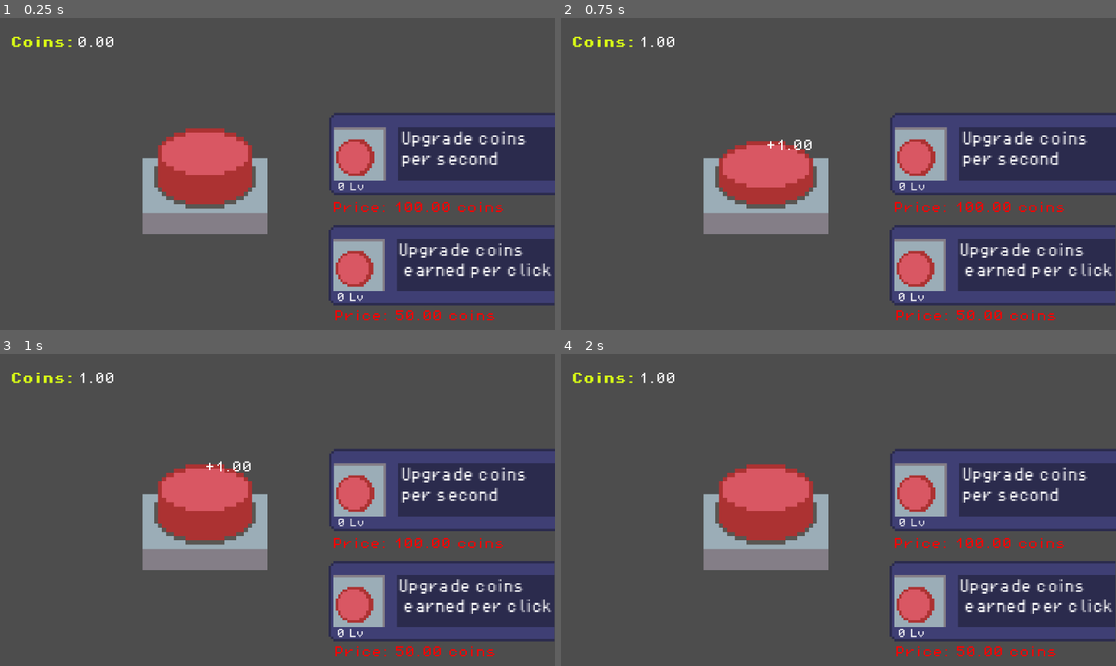
Above: before the commit, frames 1-4 (two rows, left to right).
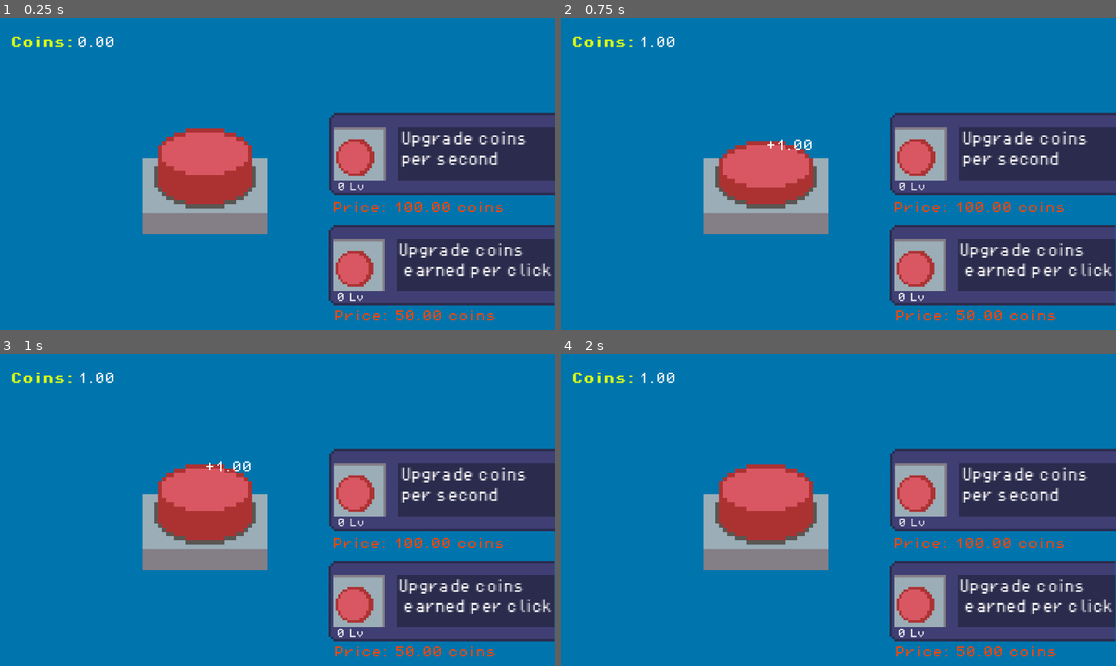
Above: after the commit, the same moments.

Repository: George101-dev/Click
Game: Godot game, scene res://main.tscn
Same seed, same stepped clock (60 frames per second), same inputs: the game is played once before the commit and once after it.
Inputs (mouse positions are in pixels of both pictures, inside the frame that each line leads up to):
- Up to frame 1 (0.25 s): no input
- Up to frame 2 (0.75 s): tap Enter at 0.5 s; move the mouse to (766, 152) at 0.52 s; press the mouse at (766, 152) at 0.53 s
- Up to frame 3 (1 s): no input
- Up to frame 4 (2 s): move the mouse to (916, 603) at 1.27 s; release the mouse at (916, 603) at 1.28 s; click (916, 603) at 1.35 s

The runs differ from the first frame. In frame 1, 72% of the frame differs, in the area x 0-100%, y 0-100%; in frame 2, 73%; in frame 3, 72%; in frame 4, 72%.

Commit message:
Small_Tweeks

Diff:
--- a/button.gd
+++ b/button.gd
@@ -37,7 +37,6 @@
 			coins += n
 			clicks += 1
 			spawn_popup(n)
-			#print('Score: ', score)
 			$"../Label2".text = "%.2f" % coins
 			update_upgrade_label_clicks()
 			update_upgrade_lable_cps()
@@ -84,14 +83,14 @@
 	if coins >= upgradeCostClicks:
 		$"../Label3".modulate = Color.GREEN
 	else:
-		$"../Label3".modulate = Color.RED
+		$"../Label3".modulate = Color.ORANGE_RED
 
 func update_upgrade_lable_cps():
 	$"../Label5".text = "Price: " + "%.2f" % upgradeCostCps + " coins"
 	if coins >= upgradeCostCps:
 		$"../Label5".modulate = Color.GREEN
 	else:
-		$"../Label5".modulate = Color.RED
+		$"../Label5".modulate = Color.ORANGE_RED
 
 
 func _ready() -> void:
@@ -118,7 +117,7 @@
 	elif coins >= upgradeCostCps:
 		coins -= upgradeCostCps
 		$"../Label2".text = "%.2f" % coins
-		upgradeCostCps *= 1.25
+		upgradeCostCps *= 1.20
 		autoGenerates += 0.25
 		upgradeLevelCps += 1
 		$"../Label6".text = str(upgradeLevelCps) + " Lv"
--- a/main.tscn
+++ b/main.tscn
@@ -1,10 +1,15 @@
-[gd_scene load_steps=4 format=3 uid="uid://dxo3n122t85w6"]
+[gd_scene load_steps=5 format=3 uid="uid://dxo3n122t85w6"]
 
+[ext_resource type="PackedScene" uid="uid://b4dtvwhcvx8vm" path="res://temporary_background.tscn" id="1_1bvp3"]
 [ext_resource type="PackedScene" uid="uid://b3m2vv1xfwfu" path="res://button.tscn" id="1_ig7tw"]
 [ext_resource type="FontFile" uid="uid://cvknreo7pfwob" path="res://PixelOperator8.ttf" id="2_0xm2m"]
 [ext_resource type="FontFile" uid="uid://vh3a4o7wid0j" path="res://PixelOperator8-Bold.ttf" id="2_h2yge"]
 
 [node name="Main" type="Node2D"]
+
+[node name="TemporaryBackground" parent="." instance=ExtResource("1_1bvp3")]
+position = Vector2(584, 290)
+scale = Vector2(1025.5, 592)
 
 [node name="Button" parent="." instance=ExtResource("1_ig7tw")]
 position = Vector2(486, 271)
--- /dev/null
+++ b/temporary_background.tscn
@@ -0,0 +1,9 @@
+[gd_scene load_steps=2 format=3 uid="uid://b4dtvwhcvx8vm"]
+
+[sub_resource type="CanvasTexture" id="CanvasTexture_d5tbr"]
+
+[node name="TemporaryBackground" type="Sprite2D"]
+modulate = Color(0, 0.458824, 0.678431, 1)
+position = Vector2(3.25, 1.25)
+scale = Vector2(7.5, 3.5)
+texture = SubResource("CanvasTexture_d5tbr")
